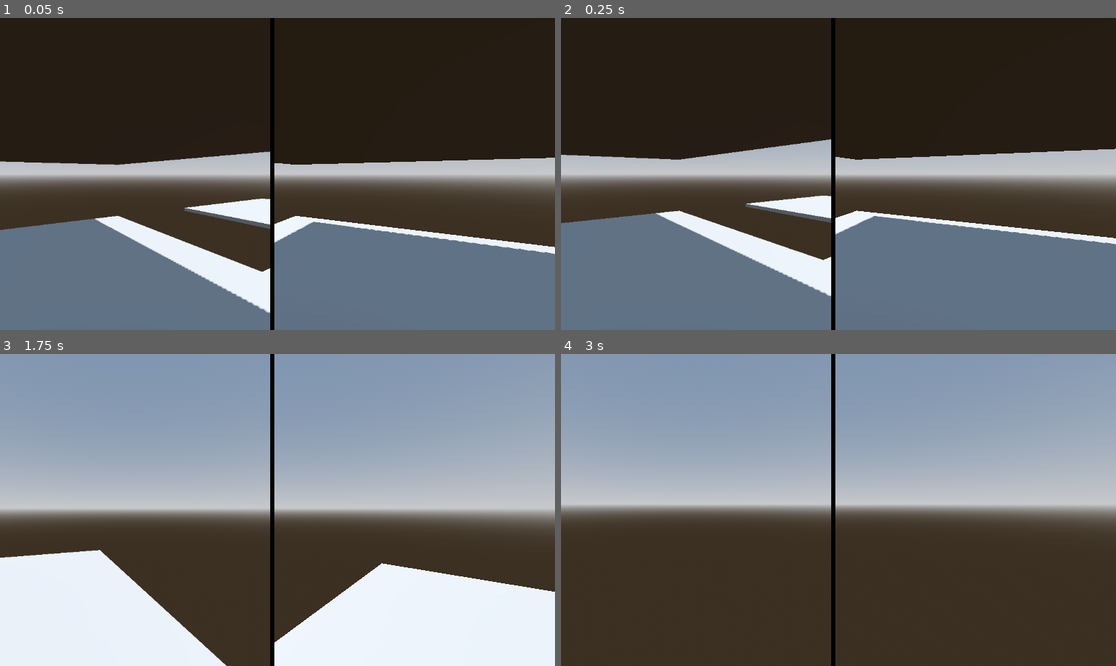
Above: before the commit, frames 1-4 (two rows, left to right).
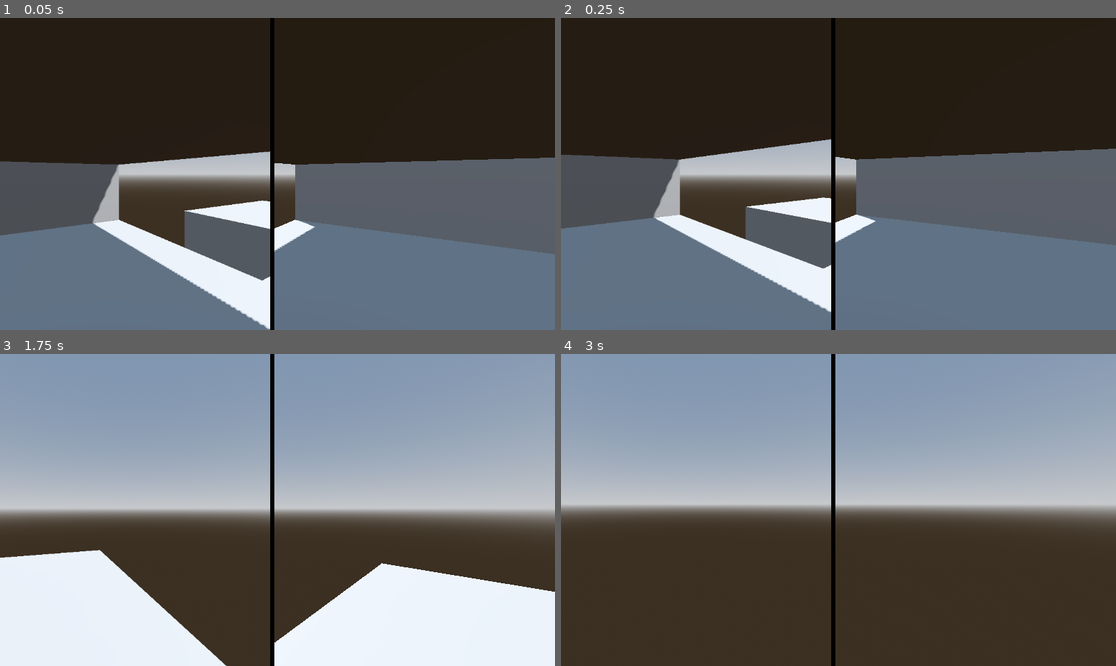
Above: after the commit, the same moments.

Repository: Sensei-whoop/Project-Daniel
Game: Godot game, scene res://Lvls/test_scene.tscn
The game is run twice, just before and just after one commit, with the same random seed, the same clock (stepped at 60 frames per second) and the same inputs. This scene is started directly instead of the project's main scene.
Inputs (mouse positions are in pixels of both pictures, inside the frame that each line leads up to):
- Up to frame 1 (0.05 s): no input
- Up to frame 2 (0.25 s): no input
- Up to frame 3 (1.75 s): tap Enter (ui_accept) at 0.5, 0.77, 1.52 s; move the mouse to (305, 510) at 0.52 s; hold Up (ui_up) from 0.53 s (still down); move the mouse to (249, 510) at 1.27 s
- Up to frame 4 (3 s): keep holding Up (ui_up); move the mouse to (849, 503) at 2.02 s; tap Enter (ui_accept) at 2.75 s; move the mouse to (832, 516) at 2.77 s

The runs differ from the first frame. In frame 1, 19% of the frame differs, in the area x 0-100%, y 42-100%; in frame 2, 19%; in frame 3, less than 0.1%; in frame 4, nothing differs.

Commit message:
small level modifications

Diff:
--- a/Lvls/test_scene.tscn
+++ b/Lvls/test_scene.tscn
@@ -33,26 +33,40 @@
 snap = 0.1
 use_collision = true
 
-[node name="CSGBox3D" type="CSGBox3D" parent="Terrain/CSGCombiner3D"]
+[node name="CSGBox3D" type="CSGBox3D" parent="Terrain"]
+transform = Transform3D(1, 0, 0, 0, 1, 0, 0, 0, 1, 0, -5, 0)
+use_collision = true
+size = Vector3(20, 10, 10)
+
+[node name="CSGBox3D2" type="CSGBox3D" parent="Terrain"]
+transform = Transform3D(1, 0, 0, 0, 1, 0, 0, 0, 1, 0, -5, -15)
+use_collision = true
+size = Vector3(20, 10, 10)
+
+[node name="CSGBox3D3" type="CSGBox3D" parent="Terrain"]
+transform = Transform3D(1, 0, 0, 0, 1, 0, 0, 0, 1, 0, 3.1, 0)
+use_collision = true
 size = Vector3(20, 0.2, 10)
 
-[node name="CSGBox3D2" type="CSGBox3D" parent="Terrain/CSGCombiner3D"]
-transform = Transform3D(1, 0, 0, 0, 1, 0, 0, 0, 1, 0, 0, -15)
-size = Vector3(20, 0.2, 10)
+[node name="CSGBox3D4" type="CSGBox3D" parent="Terrain"]
+transform = Transform3D(1, 0, 0, 0, 1, 0, 0, 0, 1, 0, 1.5, 4.9)
+use_collision = true
+size = Vector3(19.8, 3, 0.2)
 
-[node name="CSGBox3D3" type="CSGBox3D" parent="Terrain/CSGCombiner3D"]
-transform = Transform3D(1, 0, 0, 0, 1, 0, 0, 0, 1, 0, 3, 0)
-size = Vector3(20, 0.2, 10)
+[node name="CSGBox3D5" type="CSGBox3D" parent="Terrain"]
+transform = Transform3D(1, 0, 0, 0, 1, 0, 0, 0, 1, 0, -5, -7.5)
+use_collision = true
+size = Vector3(5, 10, 5)
 
-[node name="CSGBox3D4" type="CSGBox3D" parent="Terrain/CSGCombiner3D"]
-transform = Transform3D(1, 0, 0, 0, 1, 0, 0, 0, 1, 0, 1.5, 5)
-size = Vector3(20, 3, 0.2)
+[node name="CSGBox3D6" type="CSGBox3D" parent="Terrain"]
+transform = Transform3D(1, 0, 0, 0, 1, 0, 0, 0, 1, -10, 1.5, 0)
+use_collision = true
+size = Vector3(0.2, 3, 10)
 
-[node name="CSGBox3D5" type="CSGBox3D" parent="Terrain/CSGCombiner3D"]
-transform = Transform3D(1, 0, 0, 0, 1, 0, 0, 0, 1, 0, 0, -7.5)
-size = Vector3(5, 0.2, 5)
-
-[node name="CSGMesh3D" type="CSGMesh3D" parent="Terrain/CSGCombiner3D"]
+[node name="CSGBox3D7" type="CSGBox3D" parent="Terrain"]
+transform = Transform3D(1, 0, 0, 0, 1, 0, 0, 0, 1, 10, 1.5, 0)
+use_collision = true
+size = Vector3(0.2, 3, 10)
 
 [node name="Player" parent="." instance=ExtResource("1_fgs5g")]
 transform = Transform3D(1, 0, 0, 0, 1, 0, 0, 0, 1, 0, 2, 0)
